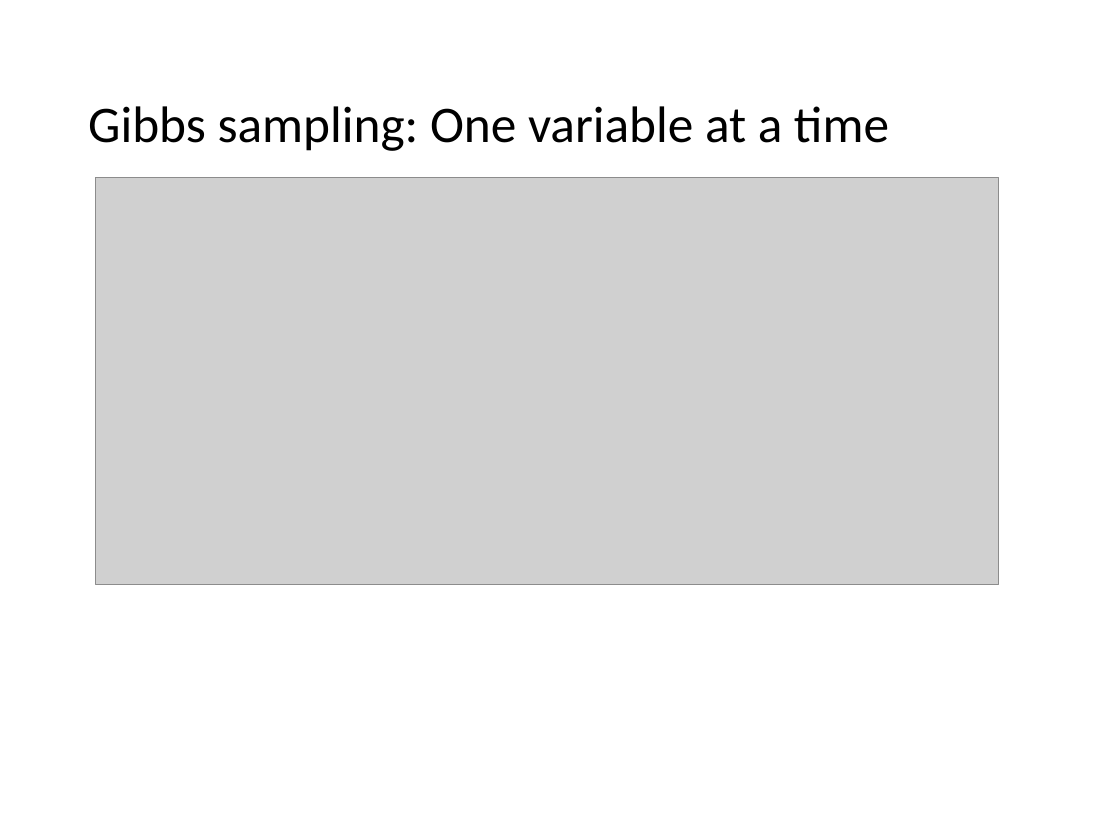
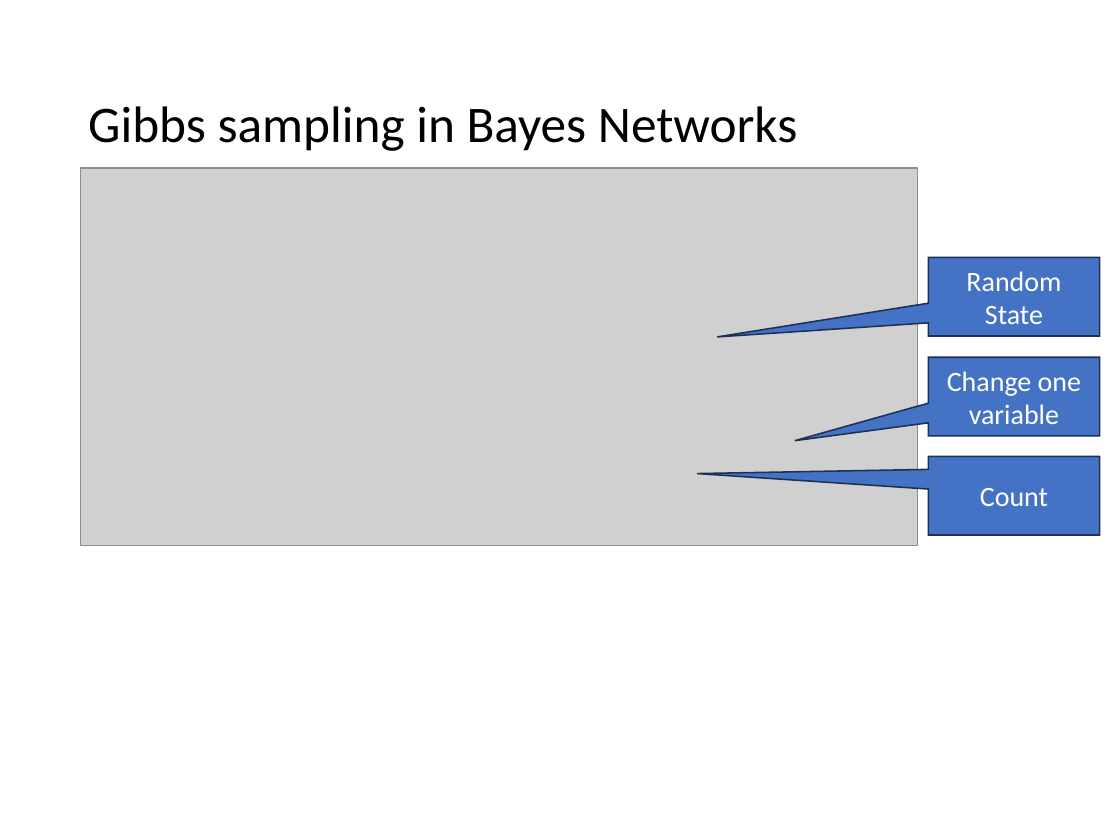
Before and after one commit to mhahsler/CS7320-AI, a slide deck: slide 38 of slides/13_bayes_nets.pptx. Drawn at 1120x840 pixels with LibreOffice and Linux fonts; fonts in the diff are those of the drawing; grey boxes stand for pictures. Boxes give left, top, right and bottom in pixels: in the first picture for what was removed or moved away, otherwise in the second. Text is boxed around its words. In the diff, an @@ line names an element or a change of style, - is before the commit and + after.

Commit message:
added Gibbs sampling.

```diff
--- a/slides/13_bayes_nets.pptx
+++ b/slides/13_bayes_nets.pptx
@@ title at (88,106,798,151): text changed @@
-Gibbs sampling: One variable at a time
+Gibbs sampling in Bayes Networks
@@ picture: place and size @@
-picture at (95,177,998,585)
+picture at (81,168,917,545)
@@ speech box added at (928,258,1100,336), fill #4472C4, outline #1E3256 1 pt, 18 pt, text #FFFFFF @@
+Random State
@@ speech box added at (928,357,1100,436), fill #4472C4, outline #1E3256 1 pt, 18 pt, text #FFFFFF @@
+Change one variable
@@ speech box added at (928,456,1100,534), fill #4472C4, outline #1E3256 1 pt, 18 pt, text #FFFFFF @@
+Count
```
Also in this commit, not shown: 5 other slides changed, 1 slide added, 1 other file.
